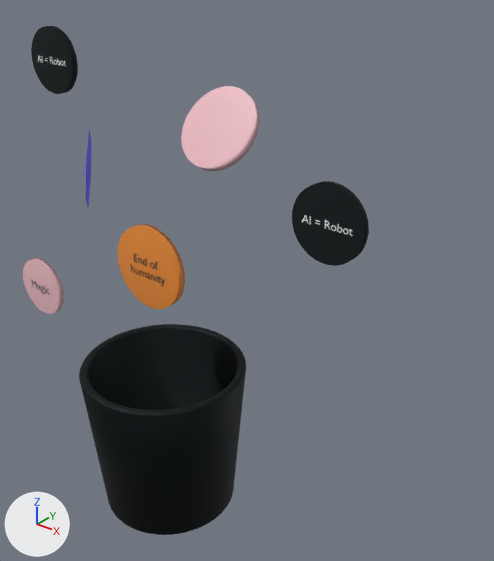
Renders of the Blender file src/assets/Models/trashcan/trashcan.blend from each side of a commit.
Rendered twice from a 50 mm camera at (6.22, -5.84, 6.6) aimed at (1.06, 0.62, 2.6). Every picture has the same lights, and +X, +Y and +Z are marked at lower left.
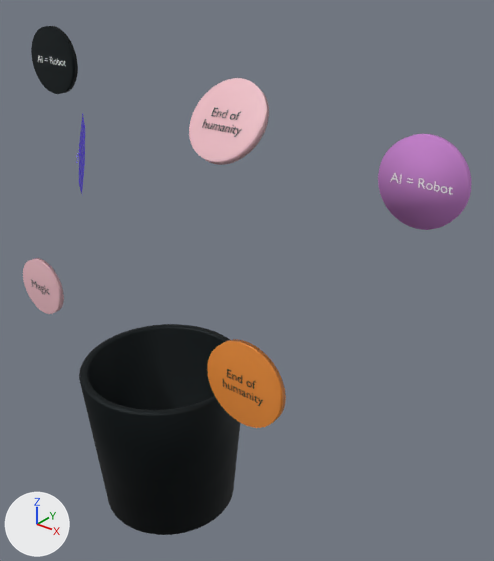
Changed parts and their boxes [x1, y1, x2, y2] in the pictures (494 x 561 px):
'Cylinder.003', reshaped, moved (16% wider)
    before: [117, 224, 185, 309]
    after: [207, 339, 286, 428]
'Text.002', recoloured, reshaped, moved (83% wider, 341% taller)
    before: [302, 215, 353, 236]
    after: [378, 134, 472, 230]
'Cylinder.002', recoloured, reshaped, moved, rescaled (46% narrower, 34% shorter)
    before: [292, 181, 369, 266]
    after: [23, 258, 64, 314]
'Cylinder.001', reshaped, moved
    before: [181, 86, 259, 171]
    after: [189, 78, 269, 165]
'Icosphere', moved
    before: [86, 129, 92, 207]
    after: [76, 113, 85, 194]
'Text.003', deleted
    before: [131, 254, 165, 286]
'Text', deleted
    before: [82, 158, 86, 179]
part 1 of me_text_002, added (pink)
    after: [406, 134, 472, 221]
part 2 of me_text_002, added (pink)
    after: [378, 135, 468, 230]
part 3 of me_cylinder_002, added
    after: [223, 369, 263, 406]
part 5 of me_cylinder_006, added
    after: [202, 107, 242, 137]
part 8 of me_cylinder_001, recoloured
    before: [292, 181, 369, 266]
    after: [23, 258, 64, 314]
'Cylinder.004', unchanged, covered by the edit
    before: [23, 258, 64, 314]

Patch to the scene script:
```diff
--- a/src/assets/Models/trashcan/trashcan.blend.py
+++ b/src/assets/Models/trashcan/trashcan.blend.py
@@ mat_material_006 @@
 mat_material_006 = principled_material('Material.006')
-mat_material_006.base_color = (0.00236, 0.00696, 0.00854)  # black #081417
+mat_material_006.base_color = (0.598, 0.234, 0.644)  # pink #cb85d2
 mat_material_006.roughness = 1.0
@@ me_cylinder_001 @@
 # used by ob_cylinder_002; location = (2.02, 1.05, 3.51); rotation_euler = (1.571, 0.0, 0.0), in degrees (90, 0, 0); scale = (0.53, 0.53, 0.0525)
-me_cylinder_001.from_pydata(...)  # 194 vertices, 188 faces; spans x -1.0..1.0, y -1.0..1.0, z -1.0..1.0
+me_cylinder_001.from_pydata(...)  # 997 vertices, 777 faces; spans x -1.0..1.0, y -1.0..1.0, z -1.0..1.09
+# me_cylinder_001 part 8: 188 faces spanning x -1.0..1.0, y -1.0..1.0, z -1.0..1.0 switch from mat_material_006 (black #081417) to mat_material_011 (pink #f2c0c8)
+# me_cylinder_001 part 9: the surface is now shaded flat
+me_cylinder_001.materials.append(mat_material_010)  # black #1f2528
@@ me_text_002 @@
 # used by ob_text_002; location = (2.02, 0.99, 3.51); rotation_euler = (1.571, 0.0, 0.0), in degrees (90, 0, 0); scale = (0.162, 0.162, 0.162)
-me_text_002.from_pydata(...)  # 605 vertices, 459 faces; spans x -2.3..2.3, y -0.31..0.39, z 0.0
+me_text_002.from_pydata(...)  # 799 vertices, 647 faces; spans x -3.26..3.26, y -3.26..3.26, z -0.67..0.0
+# me_text_002 part 1: a new loose piece of 98 vertices spanning x -3.26..3.26, y -3.26..3.26, z -0.67..-0.03, in mat_material_006 (pink #cb85d2)
+# me_text_002 part 2: a new loose piece of 48 vertices spanning x -3.26..3.26, y -3.26..3.26, z -0.03, in mat_material_006 (pink #cb85d2)
 me_text_002.materials.append(mat_material_007)
+me_text_002.materials.append(mat_material_006)  # pink #cb85d2
@@ me_cylinder_002 @@
 # used by ob_cylinder_003; location = (-0.01, -0.12, 2.75); rotation_euler = (1.571, 0.0, 0.0), in degrees (90, 0, 0); scale = (0.582, 0.582, 0.0577)
-me_cylinder_002.from_pydata(...)  # 194 vertices, 188 faces; spans x -1.0..1.0, y -1.0..1.0, z -1.0..1.0
+me_cylinder_002.from_pydata(...)  # 1361 vertices, 1038 faces; spans x -1.0..1.0, y -1.0..1.0, z -1.0..1.09
+# me_cylinder_002 part 3: 1167 vertices added at x -0.55..0.56, y -0.32..0.27, z 1.09
+# me_cylinder_002 part 4: the surface is now shaded flat
 me_cylinder_002.materials.append(mat_material_008)
+me_cylinder_002.materials.append(mat_material_005)  # black #1a2025
@@ me_cylinder_006 @@
 # used by ob_cylinder_001; location = (0.24, 1.05, 4.44); rotation_euler = (0.956, 0.0, 0.0), in degrees (55, 0, 0); scale = (0.582, 0.582, 0.0577)
-me_cylinder_006.from_pydata(...)  # 194 vertices, 188 faces; spans x -1.0..1.0, y -1.0..1.0, z -1.0..1.0
+me_cylinder_006.from_pydata(...)  # 1361 vertices, 1038 faces; spans x -1.0..1.0, y -1.0..1.0, z -1.0..1.23
+# me_cylinder_006 part 5: 1167 vertices added at x -0.56..0.55, y -0.37..0.22, z 1.23
+# me_cylinder_006 part 6: the surface is now shaded flat
 me_cylinder_006.materials.append(mat_material_016)
+me_cylinder_006.materials.append(mat_material_015)  # black #1a2025
@@ me_cylinder_005 @@
 # used by ob_cylinder_005; location = (-1.25, -0.36, 5.33); rotation_euler = (1.571, 0.0, 0.0), in degrees (90, 0, 0); scale = (0.405, 0.405, 0.0401)
-me_cylinder_005.from_pydata(...)  # 194 vertices, 188 faces; spans x -1.0..1.0, y -1.0..1.0, z -1.0..1.0
+me_cylinder_005.from_pydata(...)  # 799 vertices, 647 faces; spans x -1.0..1.0, y -1.0..1.0, z -1.0..1.09
+# me_cylinder_005 part 7: the surface is now shaded flat
 me_cylinder_005.materials.append(mat_material_013)
+me_cylinder_005.materials.append(mat_material_012)  # white #ffffff
@@ ob_text_003 @@
-ob_text_003 = bpy.data.objects.new('Text.003', me_text_003)
@@ ob_cylinder_002 @@
 ob_cylinder_002 = bpy.data.objects.new('Cylinder.002', me_cylinder_001)
-ob_cylinder_002.location = (2.02, 1.05, 3.51)
+ob_cylinder_002.location = (-1.93, -0.54, 2.03)
 ob_cylinder_002.rotation_euler = (1.571, 0.0, 0.0)  # degrees (90, 0, 0)
-ob_cylinder_002.scale = (0.53, 0.53, 0.0525)
+ob_cylinder_002.scale = (0.432, 0.432, 0.0428)
@@ ob_text_002 @@
 ob_text_002 = bpy.data.objects.new('Text.002', me_text_002)
-ob_text_002.location = (2.02, 0.99, 3.51)
+ob_text_002.location = (3.17, 1.04, 4.26)
 ob_text_002.rotation_euler = (1.571, 0.0, 0.0)  # degrees (90, 0, 0)
@@ ob_cylinder_003 @@
 ob_cylinder_003 = bpy.data.objects.new('Cylinder.003', me_cylinder_002)
-ob_cylinder_003.location = (-0.01, -0.12, 2.75)
+ob_cylinder_003.location = (1.72, -0.25, 1.68)
 ob_cylinder_003.rotation_euler = (1.571, 0.0, 0.0)  # degrees (90, 0, 0)
@@ ob_text @@
-ob_text = bpy.data.objects.new('Text', me_text)
@@ ob_cylinder_001 @@
 ob_cylinder_001 = bpy.data.objects.new('Cylinder.001', me_cylinder_006)
-ob_cylinder_001.location = (0.24, 1.05, 4.44)
+ob_cylinder_001.location = (0.41, 1.04, 4.56)
 ob_cylinder_001.rotation_euler = (0.956, 0.0, 0.0)  # degrees (55, 0, 0)
@@ ob_icosphere @@
 ob_icosphere = bpy.data.objects.new('Icosphere', me_icosphere_001)
-ob_icosphere.location = (-1.63, 0.28, 3.68)
+ob_icosphere.location = (-1.72, 0.26, 3.89)
 ob_icosphere.rotation_euler = (-0.111, 0.0, 5.515)  # degrees (-6.4, 0, 316)
```
